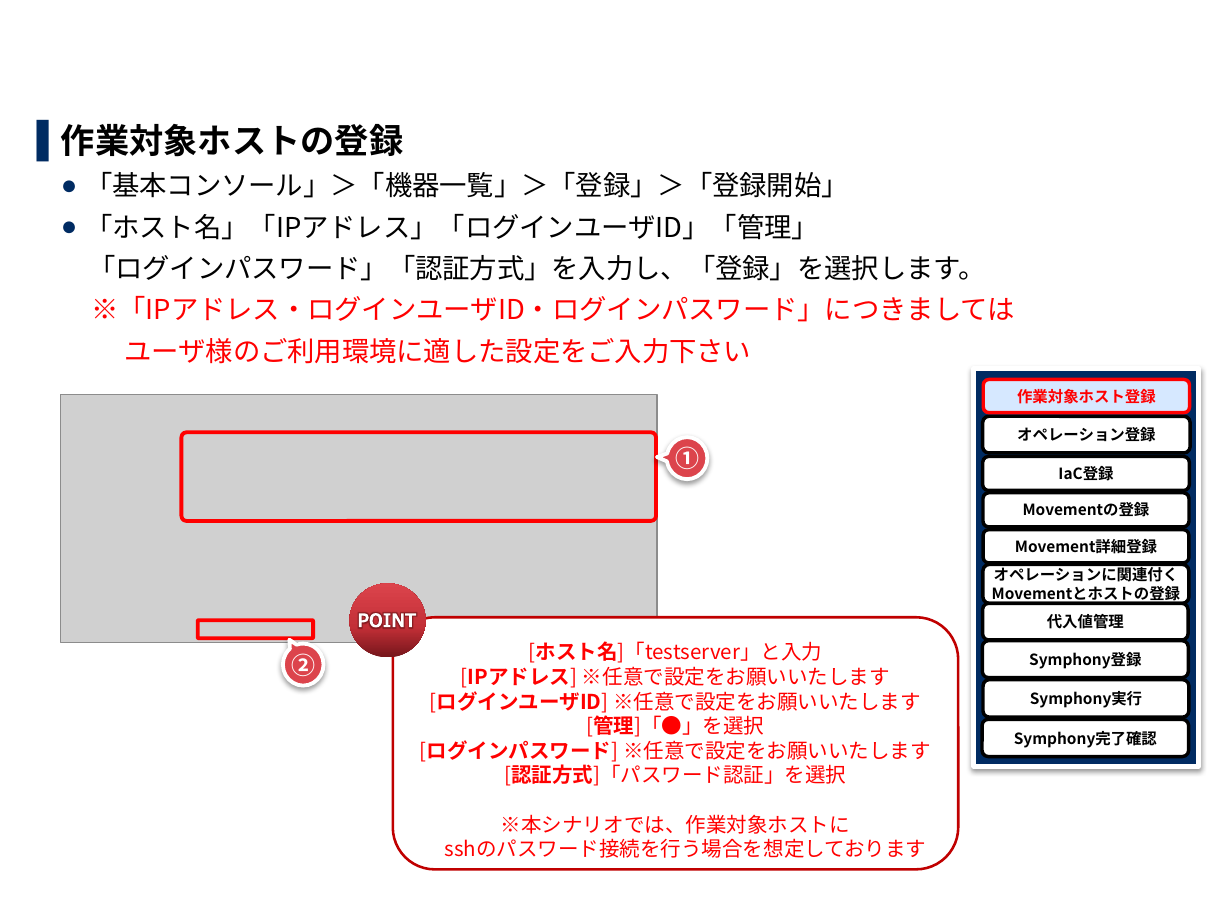
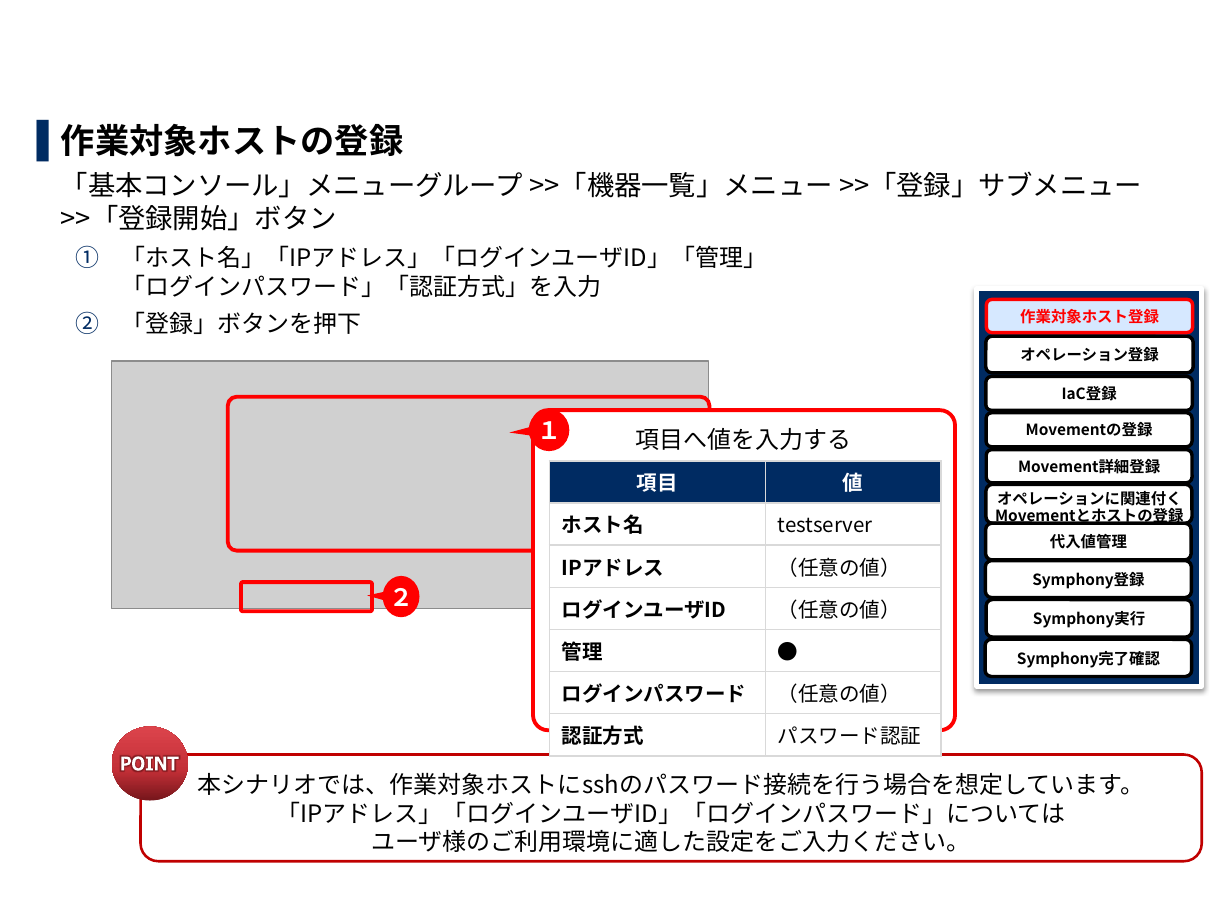
Before and after one commit to exastro-suite/it-automation-docs, a slide deck: slide 18 of asset/Learn_ja/ITA-base_practice_ja.pptx. Drawn at 1232x924 pixels with LibreOffice and Linux fonts; fonts in the diff are those of the drawing; grey boxes stand for pictures; background and template pictures are left out. Boxes give left, top, right and bottom in pixels: in the first picture for what was removed or moved away, otherwise in the second. Text is boxed around its words. In the diff, an @@ line names an element or a change of style, - is before the commit and + after.

```diff
--- a/asset/Learn_ja/ITA-base_practice_ja.pptx
+++ b/asset/Learn_ja/ITA-base_practice_ja.pptx
@@ text at <box>61,172,1142,334</box>: text changed; size 16 to 14 pt @@
-  ● 「基本コンソール」＞「機器一覧」＞「登録」＞「登録開始」
-  ● 「ホスト名」「IPアドレス」「ログインユーザID」「管理」
-  「ログインパスワード」「認証方式」を入力し、「登録」を選択します。
-※「IPアドレス・ログインユーザID・ログインパスワード」につきましては
-ユーザ様のご利用環境に適した設定をご入力下さい
+  「基本コンソール」メニューグループ >>「機器一覧」メニュー >>「登録」サブメニュー >>「登録開始」ボタン
+    1. 「ホスト名」「IPアドレス」「ログインユーザID」「管理」
+       「ログインパスワード」「認証方式」を入力
+    2. 「登録」ボタンを押下
@@ 9 rounded rectangles, 1 rectangle: place and size @@
-9 rounded rectangles, 1 rectangle at <box>973,368,1198,766</box>
+9 rounded rectangles, 1 rectangle at <box>977,288,1201,686</box>
@@ picture: place and size @@
-picture at <box>60,394,657,642</box>
+picture at <box>112,361,708,609</box>
@@ rounded rectangle: place and size @@
-rounded rectangle at <box>181,432,655,521</box>
+rounded rectangle at <box>228,397,710,551</box>
@@ speech bubble "１": place and size @@
-speech bubble "１" at <box>667,437,707,479</box>
+speech bubble "１" at <box>529,409,569,451</box>
@@ speech bubble "１" at <box>529,409,569,451</box>: fill #DC444C to #FF0000; outline #FFFFFF 2.25 pt to none; shadow off; proportions changed @@
@@ rounded rectangle added at <box>533,410,956,731</box>, fill #FFFFFF, outline #FF0000 2.25 pt, 14 pt, text #000000 @@
+項目へ値を入力する
@@ text in speech bubble at <box>537,421,561,439</box>: text changed @@
-①
+１
@@ table added at <box>549,461,941,749</box>, 7 rows, 2 columns @@
+項目 | 値
+ホスト名 | testserver
+IPアドレス | （任意の値）
+ログインユーザID | （任意の値）
+管理 | ●
+ログインパスワード | （任意の値）
+認証方式 | パスワード認証
@@ rounded rectangle added at <box>986,484,1191,524</box>, fill #FFFFFF, outline #000000 2 pt @@
@@ rounded rectangle "オペレーションに関連付く": place and size @@
-rounded rectangle "オペレーションに関連付く" at <box>983,564,1189,604</box>
+rounded rectangle "オペレーションに関連付く" at <box>987,488,1193,527</box>
@@ rounded rectangle "オペレーションに関連付く" at <box>987,488,1193,527</box>: line spacing 1 to 10.4pt; fill #FFFFFF to none; outline #000000 2 pt to none @@
@@ rounded rectangle: place and size @@
-rounded rectangle at <box>198,620,314,638</box>
+rounded rectangle at <box>241,583,372,612</box>
@@ speech bubble "２" at <box>383,575,420,617</box>: fill #DC444C to #FF0000; outline #FFFFFF 2.25 pt to none; shadow off; proportions changed @@
@@ speech bubble "２": place and size @@
-speech bubble "２" at <box>283,643,324,685</box>
+speech bubble "２" at <box>383,575,420,617</box>
@@ text in speech bubble at <box>389,588,413,606</box>: text changed @@
-②
+２
@@ ellipse: place and size @@
-ellipse at <box>350,583,426,657</box>
+ellipse at <box>112,727,188,801</box>
@@ freeform shape: place and size @@
-freeform shape at <box>359,614,415,628</box>
+freeform shape at <box>121,756,177,771</box>
@@ rounded rectangle "本シナリオでは、作業対象ホストにsshのパスワード接続を行う場合を想定しています。": place and size @@
-rounded rectangle "本シナリオでは、作業対象ホストにsshのパスワード接続を行う場合を想定しています。" at <box>393,617,958,870</box>
+rounded rectangle "本シナリオでは、作業対象ホストにsshのパスワード接続を行う場合を想定しています。" at <box>140,754,1201,861</box>
@@ text in rounded rectangle at <box>198,773,1144,852</box>: text changed; size 12 to 14 pt; text colour #FF0000 to #000000 @@
-[ホスト名]「testserver」と入力
-[IPアドレス] ※任意で設定をお願いいたします
-[ログインユーザID] ※任意で設定をお願いいたします
-[管理]「●」を選択
-[ログインパスワード] ※任意で設定をお願いいたします
-[認証方式]「パスワード認証」を選択
-※本シナリオでは、作業対象ホストに
-sshのパスワード接続を行う場合を想定しております
+本シナリオでは、作業対象ホストにsshのパスワード接続を行う場合を想定しています。
+「IPアドレス」「ログインユーザID」「ログインパスワード」については
+ユーザ様のご利用環境に適した設定をご入力ください。
```
Also in this commit, not shown: 24 other slides changed, 5 other files.
